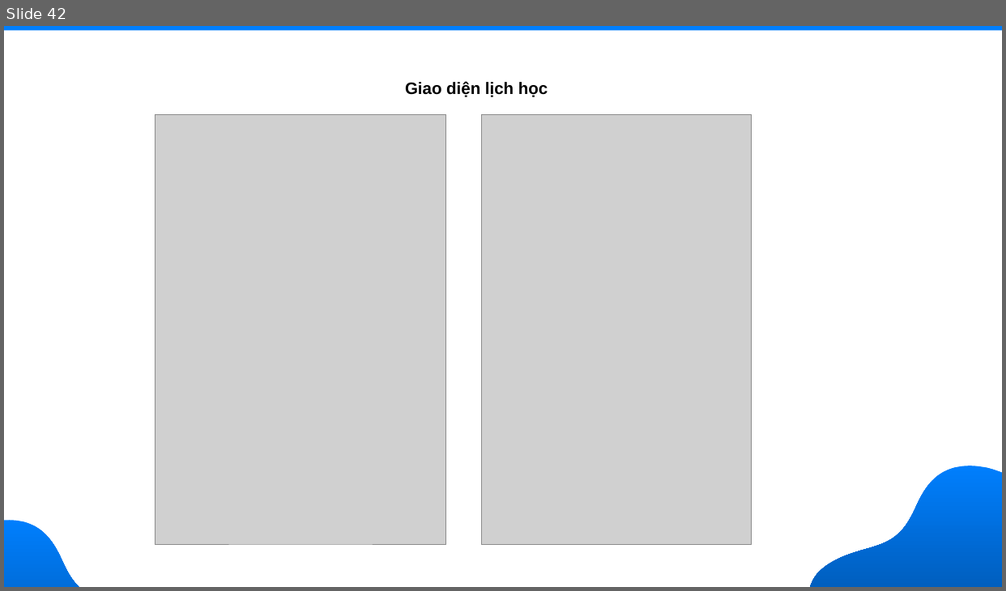
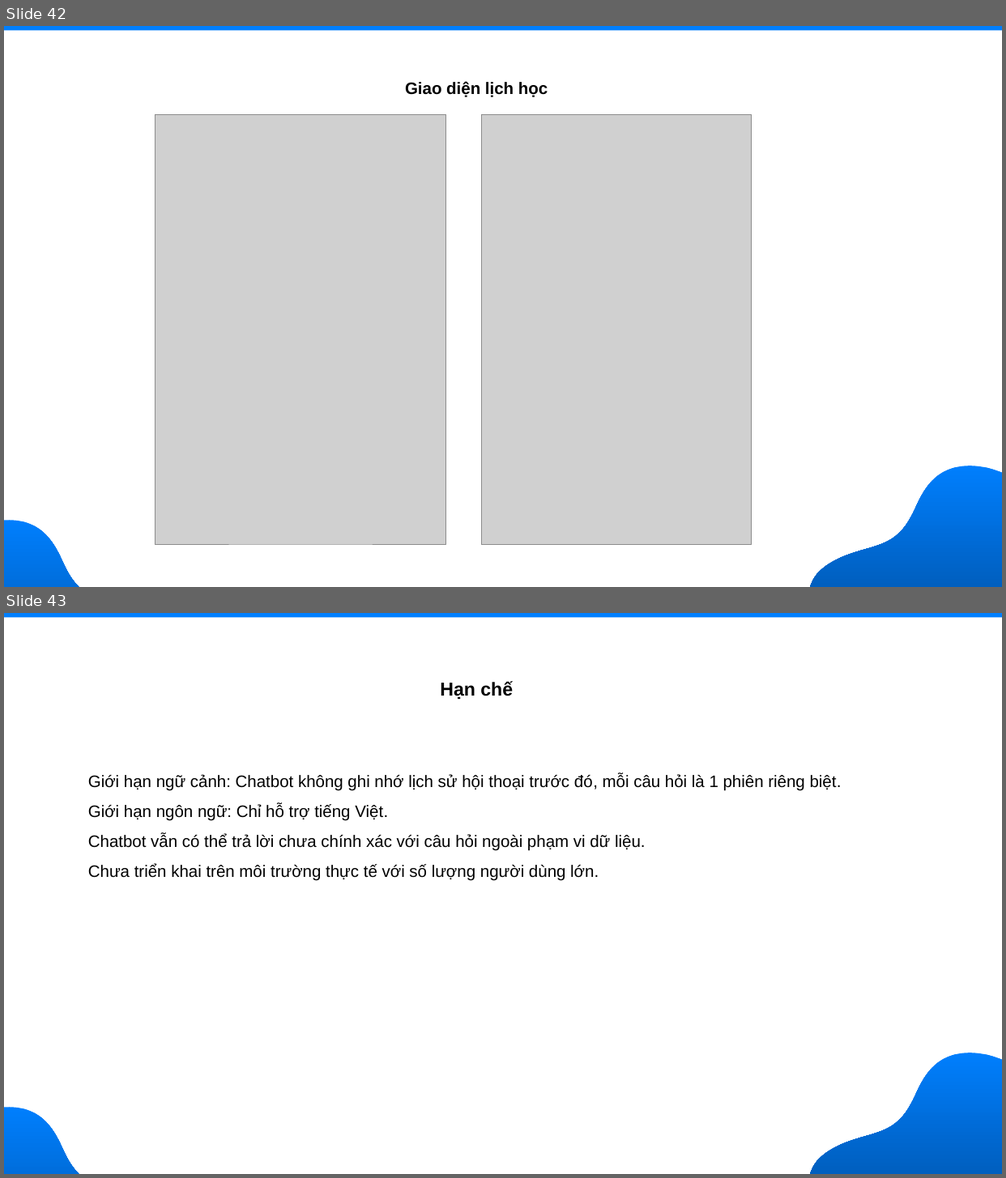
Before and after one commit to nguyendothanhloc/nguyendothanhloc-tn-da22ttd-110122105-nguyendothanhloc-xaydunghethongcotichhoptrolyaochottnn, a slide deck: docs/Slile.pptx. Shown one above the other, each under a label of ours: slide 42 before the commit, slides 42 and 43 after it. The pictures are 1006x591 and 1006x1178 pixels, drawn with LibreOffice and Linux fonts; fonts in the diff are those of the drawing; grey boxes stand for pictures; background and template pictures are left out. Boxes give left, top, right and bottom in pixels: in the first picture for what was removed or moved away, otherwise in the second. Text is boxed around its words. In the diff, an @@ line names an element or a change of style, - is before the commit and + after.

```diff
--- a/docs/Slile.pptx
+++ b/docs/Slile.pptx
@@ slide 43 added at <box>4,613,1002,1174</box>, background picture (left out) @@
@@ rectangle added at <box>4,613,1002,618</box>, fill #007FFE @@
@@ text added at <box>440,681,513,699</box>, 18 pt, text #000000, bold @@
+Hạn chế
@@ text added at <box>88,774,842,878</box>, 16 pt, text #000000 @@
+Giới hạn ngữ cảnh: Chatbot không ghi nhớ lịch sử hội thoại trước đó, mỗi câu hỏi là 1 phiên riêng biệt.
+Giới hạn ngôn ngữ: Chỉ hỗ trợ tiếng Việt.
+Chatbot vẫn có thể trả lời chưa chính xác với câu hỏi ngoài phạm vi dữ liệu.
+Chưa triển khai trên môi trường thực tế với số lượng người dùng lớn.
@@ freeform shape added at <box>810,1051,1002,1174</box>, fill gradient #007FFE to #005FBE @@
@@ freeform shape added at <box>4,1105,168,1174</box>, fill gradient #007FFE to #005FBE @@
```
Also in this commit, not shown: 8 slides changed, 1 other slide added.
